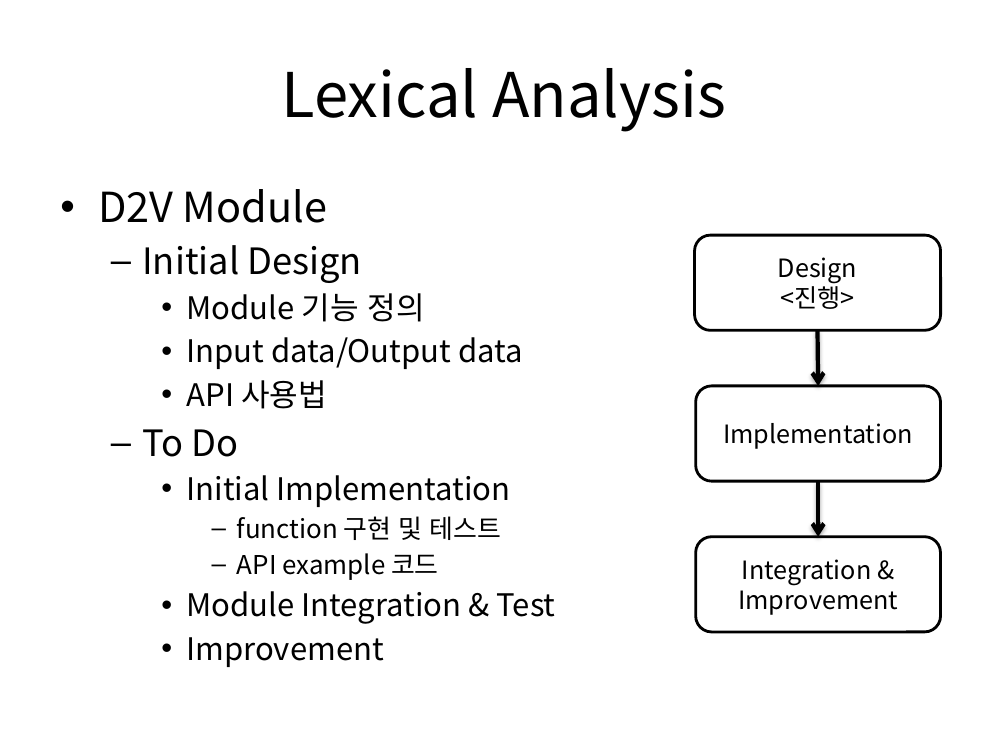
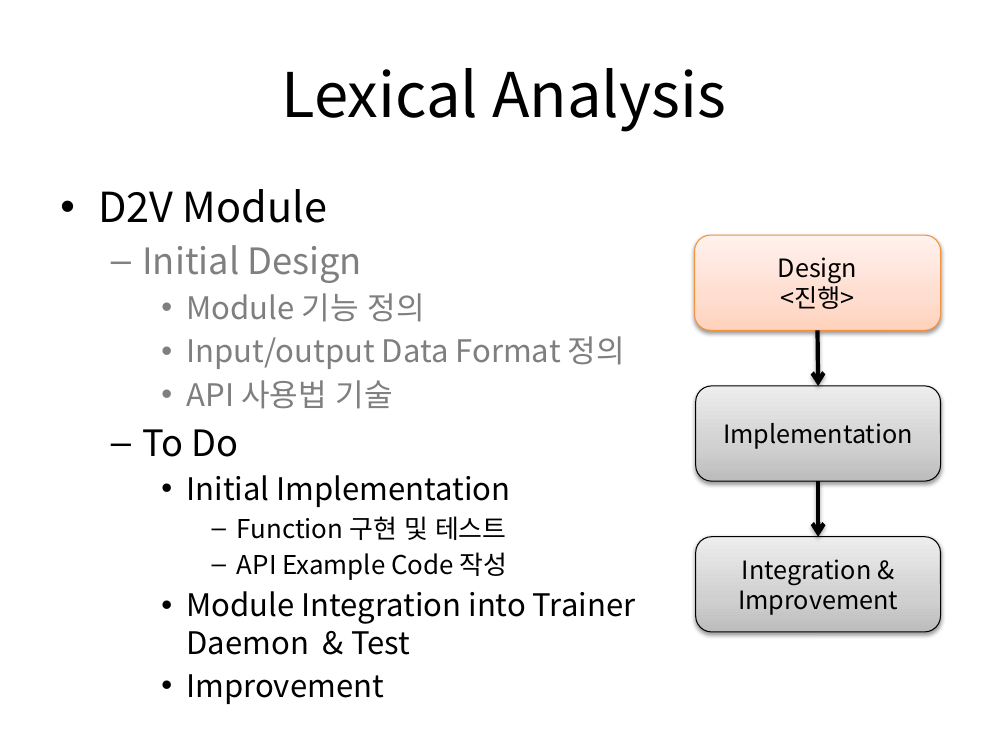
Before and after one commit to in1004kyu/news_recommend, a slide deck: slide 2 of Documents/ProgressUpdate_Lexical Analysis.pptx. Drawn at 1008x756 pixels with LibreOffice and Linux fonts; fonts in the diff are those of the drawing. Boxes give left, top, right and bottom in pixels: in the first picture for what was removed or moved away, otherwise in the second. Text is boxed around its words. In the diff, an @@ line names an element or a change of style, - is before the commit and + after.

Commit message:
Changes to Lexical Analysis Status

```diff
--- a/Documents/ProgressUpdate_Lexical Analysis.pptx
+++ b/Documents/ProgressUpdate_Lexical Analysis.pptx
@@ rounded rectangle "Design" at [695,235,940,330]: fill #FFFFFF to gradient #FFD2BD to #FFDED0 to #FFF2ED; outline #000000 2 pt to #F69240 0.75 pt; shadow on @@
@@ text at [142,245,425,322]: text colour #000000 to #7F7F7F in "Initial Design", "Module 기능 정의" @@
@@ text at [186,336,625,409]: text changed; text colour #000000 to #7F7F7F @@
-    • Input data/Output data
-    • API 사용법
+    • Input/output Data Format 정의
+    • API 사용법 기술
@@ rounded rectangle "Implementation" at [696,386,940,481]: fill #FFFFFF to gradient #BDBDBD to #D1D1D1 to #EEEEEE; outline #000000 2 pt to #000000 0.75 pt; shadow on @@
@@ text at [186,516,635,655]: text changed; size 18.5 to 22.2 pt @@
-      – function 구현 및 테스트
-      – API example 코드
-    • Module Integration & Test
+      – Function 구현 및 테스트
+      – API Example Code 작성
+    • Module Integration into Trainer Daemon & Test
@@ rounded rectangle "Integration & Improvement" at [696,536,940,631]: fill #FFFFFF to gradient #BDBDBD to #D1D1D1 to #EEEEEE; outline #000000 2 pt to #000000 0.75 pt; shadow on @@
```
Also in this commit, not shown: 1 other slide changed, 1 slide added.
